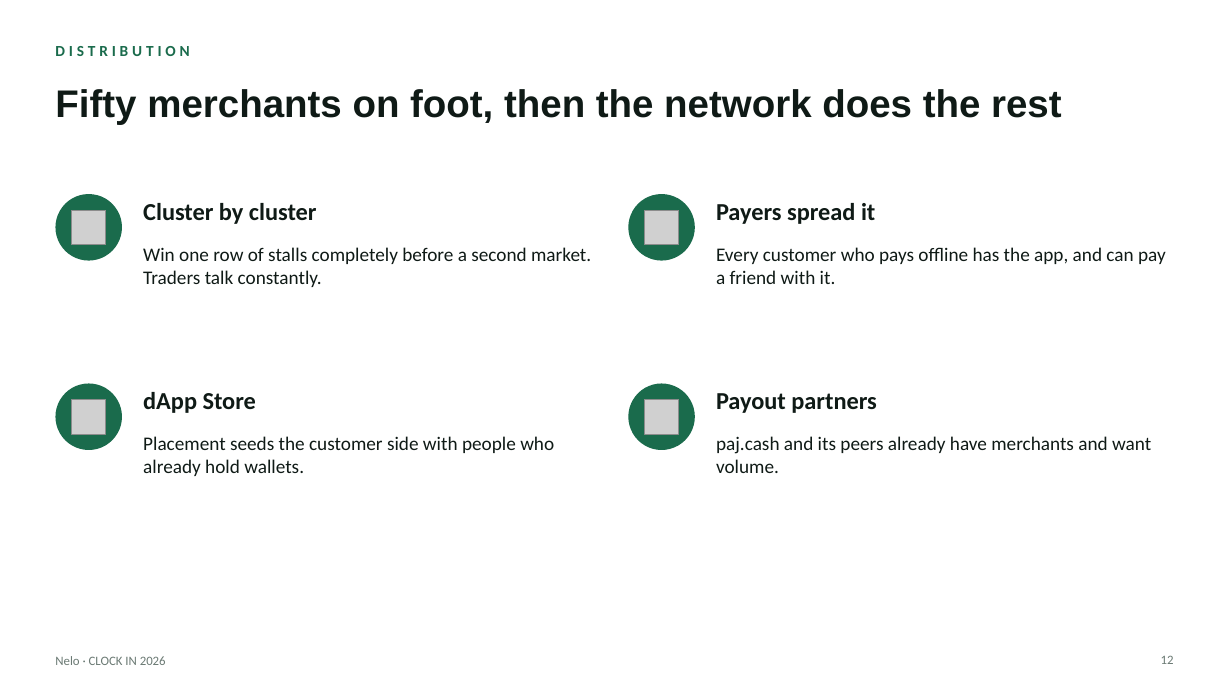
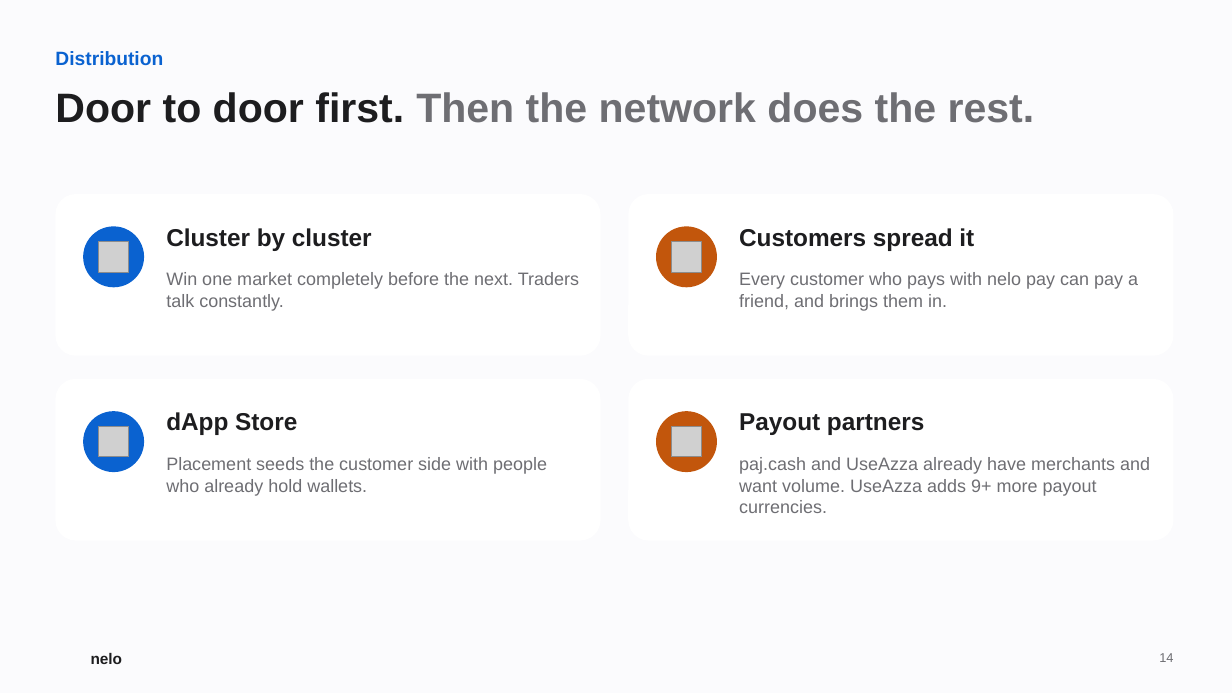
Before and after one commit to Udoka-AM/nelo, a slide deck: slide 14 of docs/deck/nelo-deck.pptx (slide 12 before the commit). Drawn at 1232x693 pixels with LibreOffice and Linux fonts; fonts in the diff are those of the drawing; grey boxes stand for pictures; background and template pictures are left out. Boxes give left, top, right and bottom in pixels: in the first picture for what was removed or moved away, otherwise in the second. Text is boxed around its words. In the diff, an @@ line names an element or a change of style, - is before the commit and + after.

Commit message:
Deck in the site's brand; 300 businesses in year one; nelo pay revenue and services
The deck now uses the landing site's look: black aurora for the title, the
nelo pay slide and the close, light cards elsewhere, blue for business and
orange for nelo pay, two-tone headlines, the gradient mark, and the real app
stills in phone frames. The title is 'Every business can now take payments on
Solana. Even when the network is down.'

Year one is 300 businesses (100 in the first 90 days). A new slide sets out
nelo pay's services from month six: cash out, savings with yield, bills,
stocks and real-world assets, and an agent payments API, each with its fee
and launch month. A three-year projection adds their revenue, and agent
volume, to the business fees. UseAzza joins paj.cash as a payout partner with
9+ more currencies, declared as integration next. The video script follows
the new deck.

```diff
--- a/docs/deck/nelo-deck.pptx
+++ b/docs/deck/nelo-deck.pptx
@@ background #FFFFFF to #FBFBFD @@
@@ text at (x1=55, y1=51, x2=163, y2=66): text changed; size 12 to 15 pt; font Calibri to Arial; text colour #1A6B4C to #0A62D0 @@
-DISTRIBUTION
+Distribution
@@ title at (x1=55, y1=92, x2=1035, y2=123): text changed; size 30 to 32 pt; text colour #0F1A16 to #6E6E73 @@
-Fifty merchants on foot, then the network does the rest
+Door to door first. Then the network does the rest.
@@ rounded rectangle added at (x1=55, y1=194, x2=601, y2=356), fill #FFFFFF @@
@@ rounded rectangle added at (x1=628, y1=194, x2=1174, y2=356), fill #FFFFFF @@
@@ ellipse at (x1=83, y1=226, x2=144, y2=287): fill #1A6B4C to #0A62D0 @@
@@ ellipse resized from (x1=55, y1=194, x2=122, y2=261) to (x1=83, y1=226, x2=144, y2=287) @@
@@ font Calibri to Arial, text colour #0F1A16 to #1D1D1F in 3 elements at (x1=166, y1=412, x2=297, y2=435), (x1=739, y1=413, x2=924, y2=435), (x1=166, y1=228, x2=372, y2=251) @@
@@ text "Cluster by cluster" moved from (x1=143, y1=203, x2=317, y2=224) to (x1=166, y1=228, x2=372, y2=251) @@
@@ ellipse at (x1=656, y1=226, x2=717, y2=287): fill #1A6B4C to #C2560C @@
@@ ellipse resized from (x1=628, y1=194, x2=695, y2=261) to (x1=656, y1=226, x2=717, y2=287) @@
@@ text at (x1=739, y1=228, x2=974, y2=251): text changed; font Calibri to Arial; text colour #0F1A16 to #1D1D1F @@
-Payers spread it
+Customers spread it
@@ picture resized from (x1=71, y1=210, x2=105, y2=244) to (x1=98, y1=242, x2=128, y2=273) @@
@@ picture resized from (x1=644, y1=210, x2=678, y2=244) to (x1=671, y1=242, x2=701, y2=273) @@
@@ text at (x1=166, y1=272, x2=579, y2=311): text changed; size 15 to 14 pt; font Calibri to Arial; text colour #0F1A16 to #6E6E73 @@
-Win one row of stalls completely before a second market. Traders talk constantly.
+Win one market completely before the next. Traders talk constantly.
@@ text at (x1=739, y1=272, x2=1138, y2=311): text changed; size 15 to 14 pt; font Calibri to Arial; text colour #0F1A16 to #6E6E73 @@
-Every customer who pays offline has the app, and can pay a friend with it.
+Every customer who pays with nelo pay can pay a friend, and brings them in.
@@ rounded rectangle added at (x1=55, y1=379, x2=601, y2=541), fill #FFFFFF @@
@@ rounded rectangle added at (x1=628, y1=379, x2=1174, y2=541), fill #FFFFFF @@
@@ ellipse resized from (x1=55, y1=384, x2=122, y2=450) to (x1=83, y1=411, x2=144, y2=472) @@
@@ ellipse at (x1=83, y1=411, x2=144, y2=472): fill #1A6B4C to #0A62D0 @@
@@ text "dApp Store" moved from (x1=143, y1=392, x2=256, y2=413) to (x1=166, y1=412, x2=297, y2=435) @@
@@ ellipse resized from (x1=628, y1=384, x2=695, y2=450) to (x1=656, y1=411, x2=717, y2=472) @@
@@ ellipse at (x1=656, y1=411, x2=717, y2=472): fill #1A6B4C to #C2560C @@
@@ text "Payout partners" moved from (x1=716, y1=393, x2=876, y2=413) to (x1=739, y1=413, x2=924, y2=435) @@
@@ picture resized from (x1=71, y1=399, x2=105, y2=433) to (x1=98, y1=427, x2=128, y2=457) @@
@@ picture resized from (x1=644, y1=399, x2=678, y2=433) to (x1=671, y1=427, x2=701, y2=457) @@
@@ text "Placement seeds the customer side ..." moved from (x1=143, y1=436, x2=554, y2=476) to (x1=166, y1=457, x2=547, y2=496) @@
@@ text "Placement seeds the customer side ..." at (x1=166, y1=457, x2=547, y2=496): size 15 to 14 pt, font Calibri to Arial, text colour #0F1A16 to #6E6E73 @@
@@ text at (x1=739, y1=457, x2=1150, y2=513): text changed; size 15 to 14 pt; font Calibri to Arial; text colour #0F1A16 to #6E6E73 @@
-paj.cash and its peers already have merchants and want volume.
+paj.cash and UseAzza already have merchants and want volume. UseAzza adds 9+ more payout currencies.
@@ text removed at (x1=55, y1=656, x2=166, y2=665) @@
-Nelo · CLOCK IN 2026
@@ text added at (x1=91, y1=653, x2=123, y2=664), 12 pt, text #1D1D1F, bold @@
+nelo
@@ page number added at (x1=1159, y1=653, x2=1173, y2=662), 10 pt, text #6E6E73 @@
+14
@@ page number removed at (x1=1161, y1=655, x2=1174, y2=664) @@
-12
```
Also in this commit, not shown: 11 other slides changed, 5 slides added, 3 slides removed, 1 other file.
